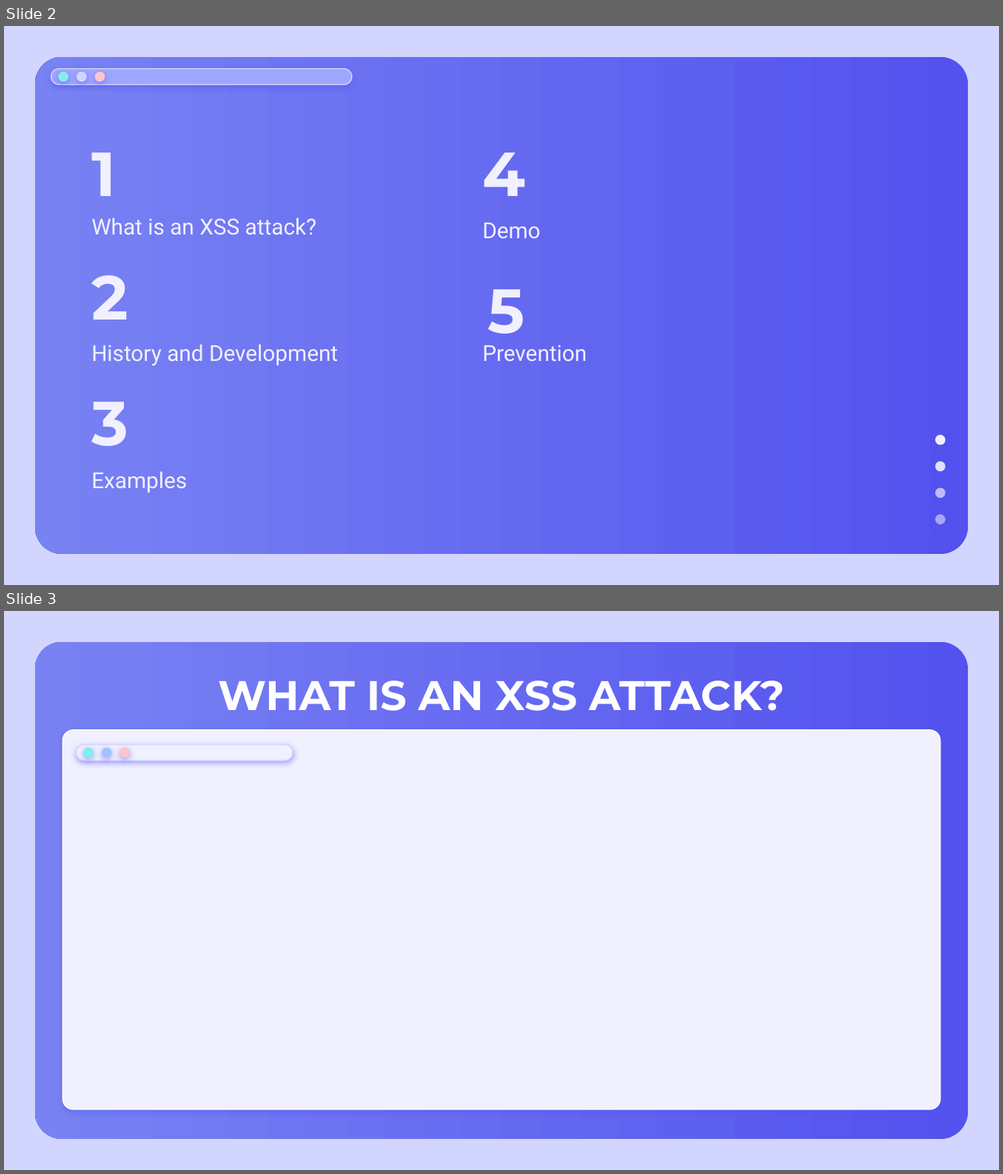
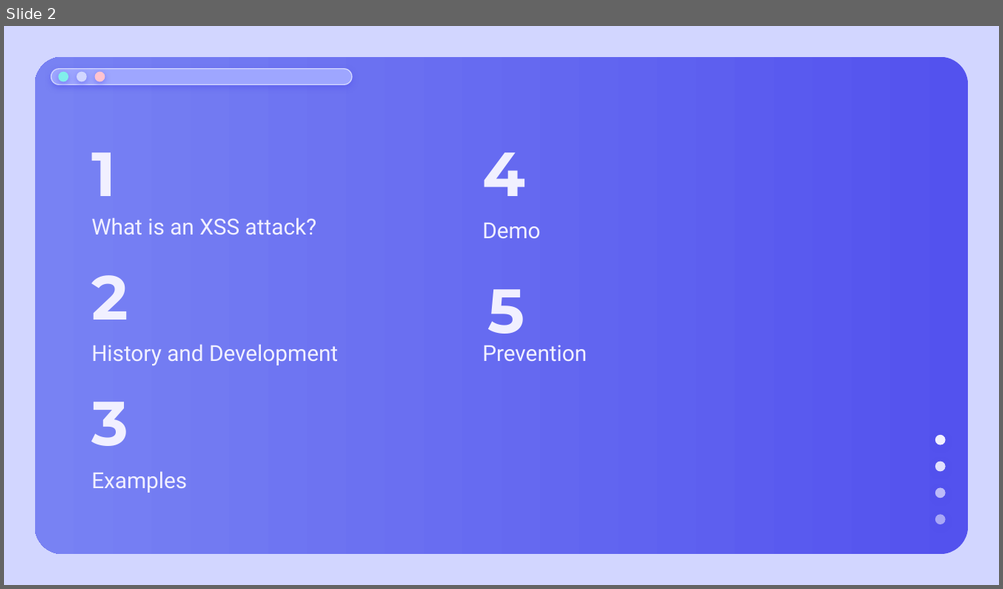
Before and after one commit to kszeto20/CyberFinalProject, a slide deck: Presentation/CyberXSSPresentation.pptx. Shown one above the other, each under a label of ours: slides 2 and 3 before the commit, slide 2 after it. The pictures are 1003x1174 and 1003x589 pixels, drawn with LibreOffice and Linux fonts; fonts in the diff are those of the drawing. Boxes give left, top, right and bottom in pixels: in the first picture for what was removed or moved away, otherwise in the second. Text is boxed around its words. In the diff, an @@ line names an element or a change of style, - is before the commit and + after.

```diff
--- a/Presentation/CyberXSSPresentation.pptx
+++ b/Presentation/CyberXSSPresentation.pptx
@@ slide 3 removed at box(4, 611, 999, 1170), background #D2D6FF; not listed: 1 template element that a slide beside it also shows @@
@@ title removed at box(218, 681, 784, 711) @@
-WHAT IS AN XSS ATTACK?
@@ rounded rectangle removed at box(62, 730, 940, 1111) @@
@@ group removed at box(77, 744, 293, 760): 3 ellipses, 1 rounded rectangle @@
```
Also in this commit, not shown: 4 slides added.
